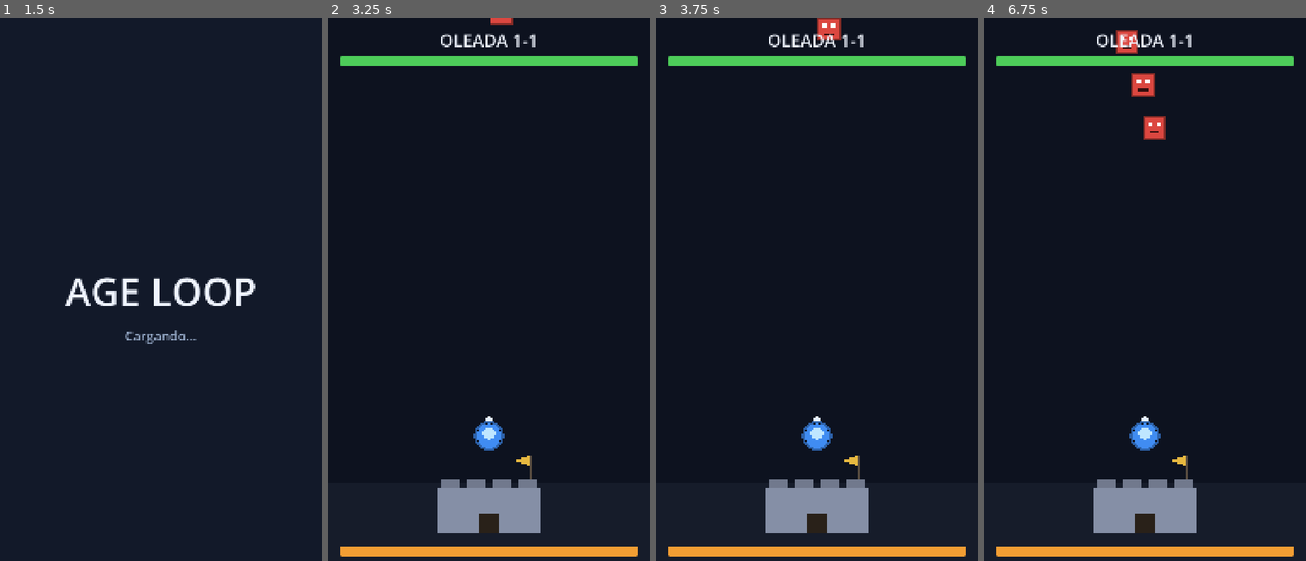
Above: before the commit, frames 1-4 (left to right).
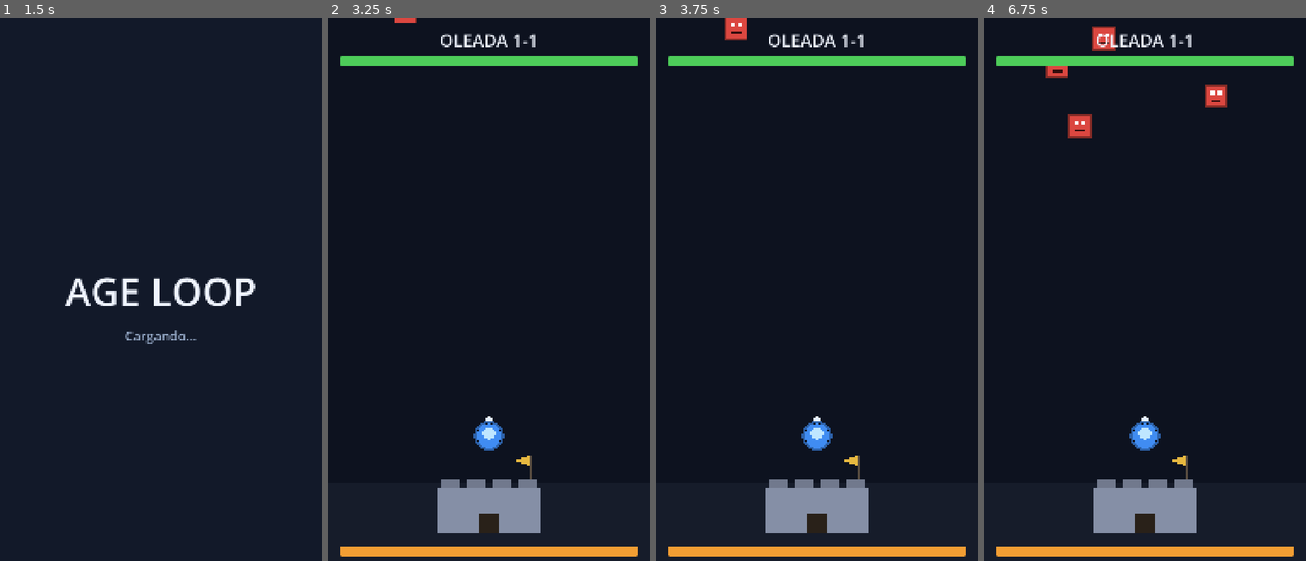
Above: after the commit, the same moments.

Repository: Kaitach/age-loop
Game: Godot game, scene res://scenes/bootstrap/bootstrap.tscn
Two runs of this game, one before a commit and one after it. Both use one fixed random seed, a clock stepped at 60 frames per second and the inputs below.
Inputs:
- Up to frame 1 (1.5 s): tap Enter at 0.5 s; tap Space at 1.25 s
- Up to frame 2 (3.25 s): click "JUGAR" at 2 s; tap Enter at 2.75 s
- Up to frame 3 (3.75 s): no input
- Up to frame 4 (6.75 s): no input

Frame 1 is identical in both runs. In frame 2, 0.2% of the frame differs, in the area x 20-58%, y 0-2%; in frame 3, 0.6%; in frame 4, 2.0%, in the area x 19-76%, y 1-23%.

Commit message:
feat: add data-driven waves, enemy templates, scaling and boss wave

Diff:
--- /dev/null
+++ b/data/balance/game_balance.json
@@ -0,0 +1,11 @@
+{
+  "enemy_hp_growth": 1.12,
+  "enemy_damage_growth": 1.09,
+  "gold_growth": 1.10,
+  "science_growth": 1.07,
+  "materials_growth": 1.08,
+  "building_cost_growth": 1.35,
+  "max_offline_hours": 8,
+  "critical_chance_base": 0.05,
+  "critical_damage_base": 1.5
+}
--- /dev/null
+++ b/data/enemies/enemies.json
@@ -0,0 +1,50 @@
+{
+  "normal": {
+    "name": "Grun",
+    "base_health": 45,
+    "damage": 7,
+    "movement_speed": 110,
+    "attack_speed": 1.0,
+    "attack_range": 95,
+    "body_size": 72,
+    "body_color": [0.86, 0.28, 0.25],
+    "is_boss": false,
+    "rewards": { "gold": 8, "science": 1, "materials": 1 }
+  },
+  "fast": {
+    "name": "Corredor",
+    "base_health": 26,
+    "damage": 5,
+    "movement_speed": 200,
+    "attack_speed": 1.4,
+    "attack_range": 85,
+    "body_size": 56,
+    "body_color": [0.95, 0.62, 0.15],
+    "is_boss": false,
+    "rewards": { "gold": 6, "science": 1, "materials": 1 }
+  },
+  "tank": {
+    "name": "Colosal",
+    "base_health": 130,
+    "damage": 13,
+    "movement_speed": 65,
+    "attack_speed": 0.7,
+    "attack_range": 105,
+    "body_size": 96,
+    "body_color": [0.58, 0.32, 0.78],
+    "is_boss": false,
+    "rewards": { "gold": 16, "science": 2, "materials": 3 }
+  },
+  "boss_mamut": {
+    "name": "Mamut",
+    "base_health": 950,
+    "damage": 24,
+    "movement_speed": 55,
+    "attack_speed": 0.6,
+    "attack_range": 160,
+    "body_size": 150,
+    "body_color": [0.62, 0.42, 0.28],
+    "is_boss": true,
+    "rewards": { "gold": 100, "science": 14, "materials": 20 }
+  }
+}
--- /dev/null
+++ b/data/waves/world_1.json
@@ -0,0 +1,15 @@
+{
+  "world": 1,
+  "waves": [
+    { "wave": 1, "groups": [ { "enemy": "normal", "count": 4 } ] },
+    { "wave": 2, "groups": [ { "enemy": "normal", "count": 6 } ] },
+    { "wave": 3, "groups": [ { "enemy": "normal", "count": 5 }, { "enemy": "fast", "count": 2 } ] },
+    { "wave": 4, "groups": [ { "enemy": "normal", "count": 6 }, { "enemy": "fast", "count": 3 } ] },
+    { "wave": 5, "groups": [ { "enemy": "tank", "count": 2 }, { "enemy": "normal", "count": 4 } ] },
+    { "wave": 6, "groups": [ { "enemy": "normal", "count": 6 }, { "enemy": "fast", "count": 4 } ] },
+    { "wave": 7, "groups": [ { "enemy": "tank", "count": 3 }, { "enemy": "normal", "count": 5 } ] },
+    { "wave": 8, "groups": [ { "enemy": "fast", "count": 6 }, { "enemy": "normal", "count": 4 } ] },
+    { "wave": 9, "groups": [ { "enemy": "tank", "count": 3 }, { "enemy": "fast", "count": 4 }, { "enemy": "normal", "count": 4 } ] },
+    { "wave": 10, "boss": "boss_mamut", "groups": [ { "enemy": "normal", "count": 4 } ] }
+  ]
+}
--- a/project.godot
+++ b/project.godot
@@ -7,7 +7,7 @@
 [application]
 
 config/name="AGE LOOP"
-config/version="0.1.0"
+config/version="0.2.0"
 run/main_scene="res://scenes/bootstrap/bootstrap.tscn"
 config/features=PackedStringArray("4.7", "Mobile")
 boot_splash/bg_color=Color(0.0705882, 0.0980392, 0.160784, 1)
--- a/scenes/menu/main_menu.tscn
+++ b/scenes/menu/main_menu.tscn
@@ -80,7 +80,7 @@
 layout_mode = 2
 theme_override_colors/font_color = Color(0.6, 0.68, 0.8, 1)
 theme_override_font_sizes/font_size = 48
-text = "Version 0.1.0"
+text = "Version 0.2.0"
 horizontal_alignment = 1
 vertical_alignment = 1
 
--- a/scripts/battle/battle.gd
+++ b/scripts/battle/battle.gd
@@ -3,18 +3,9 @@
 enum State { FIGHTING, WON, LOST }
 
 const MENU_SCENE := "res://scenes/menu/main_menu.tscn"
-const WAVE_LABEL_TEXT := "OLEADA 1-1"
-const TOTAL_ENEMIES := 8
-const SPAWN_Y := -80.0
-const SPAWN_X_MIN := 140.0
-const SPAWN_X_MAX := 940.0
-const FIRST_SPAWN_DELAY := 0.6
-
-@export var spawn_interval: float = 1.3
+const MAX_WAVE := 10
 
 var state: State = State.FIGHTING
-var _enemies_to_spawn: int = TOTAL_ENEMIES
-var _spawn_cooldown: float = FIRST_SPAWN_DELAY
 
 @onready var player: Player = $World/Player
 @onready var base_building: BaseBuilding = $World/Base
@@ -28,8 +19,13 @@
 @onready var retry_button: Button = %RetryButton
 @onready var menu_button: Button = %MenuButton
 
+var wave_manager := WaveManager.new()
+
 func _ready() -> void:
-	wave_label.text = WAVE_LABEL_TEXT
+	add_child(wave_manager)
+	wave_manager.spawn_enemy.connect(_on_spawn_enemy)
+	wave_manager.start(GameState.world, GameState.wave)
+	wave_label.text = "OLEADA %d-%d" % [GameState.world, GameState.wave]
 	player_bar.max_value = player.max_health
 	player_bar.value = player.health
 	base_bar.max_value = base_building.max_health
@@ -44,20 +40,19 @@
 func _process(delta: float) -> void:
 	if state != State.FIGHTING:
 		return
-	_spawn_tick(delta)
-	if _enemies_to_spawn == 0 and get_tree().get_nodes_in_group("enemies").is_empty():
-		_end_battle(true)
+	wave_manager.tick(delta)
+	if wave_manager.finished_spawning() and get_tree().get_nodes_in_group("enemies").is_empty():
+		_victory()
 
-func _spawn_tick(delta: float) -> void:
-	if _enemies_to_spawn <= 0:
-		return
-	_spawn_cooldown -= delta
-	if _spawn_cooldown > 0.0:
-		return
-	_spawn_cooldown = spawn_interval
-	_enemies_to_spawn -= 1
+func _on_spawn_enemy(enemy_id: String, position_p: Vector2) -> void:
 	var enemy := Enemy.new()
-	enemy.position = Vector2(randf_range(SPAWN_X_MIN, SPAWN_X_MAX), SPAWN_Y)
+	enemy.setup_from_data(
+		enemy_id,
+		WaveManager.get_enemy_data(enemy_id),
+		WaveManager.hp_scale_for(GameState.world, GameState.wave),
+		WaveManager.dmg_scale_for(GameState.world, GameState.wave)
+	)
+	enemy.position = position_p
 	enemies_container.add_child(enemy)
 
 func is_over() -> bool:
@@ -65,6 +60,15 @@
 
 func did_win() -> bool:
 	return state == State.WON
+
+func _victory() -> void:
+	var rewards := WaveManager.calculate_rewards(GameState.world, GameState.wave)
+	result_sub.text = "+%d oro   +%d ciencia   +%d materiales" % [rewards["gold"], rewards["science"], rewards["materials"]]
+	if GameState.wave >= MAX_WAVE:
+		GameState.wave = MAX_WAVE
+	else:
+		GameState.wave += 1
+	_end_battle(true)
 
 func _end_battle(victory: bool) -> void:
 	if state == State.WON or state == State.LOST:
@@ -77,7 +81,8 @@
 	player.set_process(false)
 	base_building.set_process(false)
 	result_title.text = "VICTORIA" if victory else "DERROTA"
-	result_sub.text = "La oleada fue repelida." if victory else "La base ha caido."
+	if not victory:
+		result_sub.text = "La base ha caido."
 	result_panel.visible = true
 
 func _on_retry_pressed() -> void:
--- /dev/null
+++ b/scripts/battle/wave_manager.gd
@@ -0,0 +1,96 @@
+class_name WaveManager
+extends Node
+
+signal spawn_enemy(enemy_id: String, position: Vector2)
+
+const ENEMY_SPAWN_Y := -80.0
+const SPAWN_X_MIN := 140.0
+const SPAWN_X_MAX := 940.0
+const FIRST_SPAWN_DELAY := 0.6
+const IN_GROUP_DELAY := 0.9
+const BETWEEN_GROUPS_DELAY := 1.2
+const BOSS_EXTRA_DELAY := 2.0
+
+var current_world: int = 1
+var current_wave: int = 1
+
+var _queue: Array = []
+var _elapsed: float = 0.0
+var _running: bool = false
+
+static func global_wave_number(world: int, wave: int) -> int:
+	return (world - 1) * 10 + wave
+
+static func hp_scale_for(world: int, wave: int) -> float:
+	var growth := float(DataLoader.get_balance().get("enemy_hp_growth", 1.12))
+	return pow(growth, global_wave_number(world, wave) - 1)
+
+static func dmg_scale_for(world: int, wave: int) -> float:
+	var growth := float(DataLoader.get_balance().get("enemy_damage_growth", 1.09))
+	return pow(growth, global_wave_number(world, wave) - 1)
+
+static func reward_scale_for(world: int, wave: int, key: String, fallback: float) -> float:
+	var balance := DataLoader.get_balance()
+	var growth := float(balance.get(key, fallback))
+	return pow(growth, global_wave_number(world, wave) - 1)
+
+static func get_enemy_data(enemy_id: String) -> Dictionary:
+	return DataLoader.get_enemies_data().get(enemy_id, {})
+
+static func build_spawn_queue(world: int, wave: int) -> Array:
+	var queue: Array = []
+	var t := FIRST_SPAWN_DELAY
+	var first_group := true
+	for group in DataLoader.get_wave_def(world, wave).get("groups", []):
+		if not first_group:
+			t += BETWEEN_GROUPS_DELAY
+		first_group = false
+		for i in range(int(group.get("count", 0))):
+			if i > 0:
+				t += IN_GROUP_DELAY
+			queue.append({ "id": String(group.get("enemy", "")), "time": t })
+	var boss_id := String(DataLoader.get_wave_def(world, wave).get("boss", ""))
+	if boss_id != "":
+		t += BOSS_EXTRA_DELAY
+		queue.append({ "id": boss_id, "time": t })
+	return queue
+
+static func calculate_rewards(world: int, wave: int) -> Dictionary:
+	var totals := { "gold": 0, "science": 0, "materials": 0 }
+	var gold_mult := reward_scale_for(world, wave, "gold_growth", 1.10)
+	var sci_mult := reward_scale_for(world, wave, "science_growth", 1.07)
+	var mat_mult := reward_scale_for(world, wave, "materials_growth", 1.08)
+	var mults := { "gold": gold_mult, "science": sci_mult, "materials": mat_mult }
+	var wave_def := DataLoader.get_wave_def(world, wave)
+	for group in wave_def.get("groups", []):
+		var data := get_enemy_data(String(group.get("enemy", "")))
+		var rewards: Dictionary = data.get("rewards", {})
+		for key in totals.keys():
+			totals[key] += int(round(float(rewards.get(key, 0)) * float(group.get("count", 0)) * mults[key]))
+	var boss_id := String(wave_def.get("boss", ""))
+	if boss_id != "":
+		var boss_rewards: Dictionary = get_enemy_data(boss_id).get("rewards", {})
+		for key in totals.keys():
+			totals[key] += int(round(float(boss_rewards.get(key, 0)) * mults[key]))
+	return totals
+
+func start(world: int, wave: int) -> void:
+	current_world = world
+	current_wave = wave
+	_queue = build_spawn_queue(world, wave)
+	_elapsed = 0.0
+	_running = true
+
+func tick(delta: float) -> void:
+	if not _running or _queue.is_empty():
+		return
+	_elapsed += delta
+	while not _queue.is_empty() and _elapsed >= float(_queue[0]["time"]):
+		var entry: Dictionary = _queue.pop_front()
+		spawn_enemy.emit(String(entry["id"]), _random_spawn_position())
+
+func finished_spawning() -> bool:
+	return _running and _queue.is_empty()
+
+func _random_spawn_position() -> Vector2:
+	return Vector2(randf_range(SPAWN_X_MIN, SPAWN_X_MAX), ENEMY_SPAWN_Y)
--- /dev/null
+++ b/scripts/common/data_loader.gd
@@ -0,0 +1,41 @@
+class_name DataLoader
+extends RefCounted
+
+static var _cache: Dictionary = {}
+
+static func load_json(rel_path: String) -> Dictionary:
+	if _cache.has(rel_path):
+		return _cache[rel_path]
+	var path := "res://data/" + rel_path
+	if not FileAccess.file_exists(path):
+		push_error("[DATA] Archivo inexistente: " + path)
+		return {}
+	var file := FileAccess.open(path, FileAccess.READ)
+	if file == null:
+		push_error("[DATA] No se pudo abrir: " + path)
+		return {}
+	var parsed = JSON.parse_string(file.get_as_text())
+	if parsed == null or not (parsed is Dictionary):
+		push_error("[DATA] JSON invalido: " + path)
+		return {}
+	_cache[rel_path] = parsed
+	return parsed
+
+static func get_enemies_data() -> Dictionary:
+	return load_json("enemies/enemies.json")
+
+static func get_wave_def(world: int, wave: int) -> Dictionary:
+	var world_data := load_json("waves/world_%d.json" % world)
+	for wave_def in world_data.get("waves", []):
+		if int(wave_def.get("wave", -1)) == wave:
+			return wave_def
+	push_error("[DATA] Oleada inexistente: %d-%d" % [world, wave])
+	return {}
+
+static func get_balance() -> Dictionary:
+	return load_json("balance/game_balance.json")
+
+static func color_from_array(arr: Array, fallback: Color) -> Color:
+	if arr.size() >= 3:
+		return Color(float(arr[0]), float(arr[1]), float(arr[2]))
+	return fallback
--- a/scripts/enemies/enemy.gd
+++ b/scripts/enemies/enemy.gd
@@ -2,17 +2,39 @@
 extends Combatant
 
 const ENGAGE_RANGE := 400.0
-const BODY_SIZE := 72.0
+const BOSS_BAR_WIDTH := 260.0
 
 @export var damage: int = 7
 @export var movement_speed: float = 110.0
 @export var attack_speed: float = 1.0
 @export var attack_range: float = 95.0
+@export var body_size: float = 72.0
 @export var body_color: Color = Color(0.86, 0.28, 0.25)
+@export var is_boss: bool = false
+
+var enemy_id := ""
+var reward_gold := 0
+var reward_science := 0
+var reward_materials := 0
 
 var _target: Combatant
 var _attack_cooldown: float = 0.0
 var _dying: bool = false
+
+func setup_from_data(enemy_id_p: String, data: Dictionary, hp_scale: float, dmg_scale: float) -> void:
+	enemy_id = enemy_id_p
+	max_health = maxi(1, int(round(float(data.get("base_health", 40)) * hp_scale)))
+	damage = maxi(1, int(ceil(float(data.get("damage", 6)) * dmg_scale)))
+	movement_speed = float(data.get("movement_speed", 110))
+	attack_speed = float(data.get("attack_speed", 1.0))
+	attack_range = float(data.get("attack_range", 95))
+	body_size = float(data.get("body_size", 72))
+	body_color = DataLoader.color_from_array(data.get("body_color", []), body_color)
+	is_boss = bool(data.get("is_boss", false))
+	var rewards: Dictionary = data.get("rewards", {})
+	reward_gold = int(rewards.get("gold", 0))
+	reward_science = int(rewards.get("science", 0))
+	reward_materials = int(rewards.get("materials", 0))
 
 func _ready() -> void:
 	super()
@@ -48,10 +70,17 @@
 	super()
 
 func _draw() -> void:
-	var body := Rect2(-BODY_SIZE * 0.5, -BODY_SIZE * 0.5, BODY_SIZE, BODY_SIZE)
+	var half := body_size * 0.5
+	var body := Rect2(-half, -half, body_size, body_size)
 	draw_rect(body, body_color)
 	draw_rect(body, body_color.darkened(0.4), false, 5.0)
-	draw_rect(Rect2(-22, -18, 14, 14), Color(1, 1, 1))
-	draw_rect(Rect2(8, -18, 14, 14), Color(1, 1, 1))
-	draw_rect(Rect2(-16, 12, 32, 8), Color(0.2, 0.05, 0.05))
-	_draw_hp_bar(BODY_SIZE + 24, -BODY_SIZE * 0.5 - 26.0)
+	var eye := body_size * 0.18
+	draw_rect(Rect2(-eye * 1.4, -body_size * 0.25, eye, eye), Color(1, 1, 1))
+	draw_rect(Rect2(eye * 0.4, -body_size * 0.25, eye, eye), Color(1, 1, 1))
+	draw_rect(Rect2(-body_size * 0.22, body_size * 0.16, body_size * 0.44, body_size * 0.1), Color(0.2, 0.05, 0.05))
+	if is_boss:
+		for i in range(3):
+			var x := -half * 0.55 + i * half * 0.55
+			draw_colored_polygon(PackedVector2Array([Vector2(x - half * 0.14, -half), Vector2(x, -half - body_size * 0.22), Vector2(x + half * 0.14, -half)]), Color(0.95, 0.8, 0.3))
+	var bar_width := maxf(body_size + 24.0, BOSS_BAR_WIDTH if is_boss else 0.0)
+	_draw_hp_bar(bar_width, -half - 30.0)
--- a/tests/smoke_test.gd
+++ b/tests/smoke_test.gd
@@ -11,7 +11,6 @@
 	var packed: PackedScene = load(BATTLE_SCENE)
 	_battle = packed.instantiate()
 	root.add_child(_battle)
-	_battle.spawn_interval = 0.05
 
 func _process(_delta: float) -> bool:
 	_frames += 1
--- /dev/null
+++ b/tests/wave_test.gd
@@ -0,0 +1,57 @@
+extends SceneTree
+
+const BATTLE_SCENE := "res://scenes/battle/battle.tscn"
+
+func _initialize() -> void:
+	print("[TEST] Test de datos de oleadas iniciando...")
+
+func _process(_delta: float) -> bool:
+	_run_checks()
+	quit(0)
+	return true
+
+func _run_checks() -> void:
+	var q1 := WaveManager.build_spawn_queue(1, 1)
+	_check(q1.size() == 4, "oleada 1-1 genera 4 enemigos (obtuve %d)" % q1.size())
+
+	var q5 := WaveManager.build_spawn_queue(1, 5)
+	_check(q5.size() == 6, "oleada 1-5 genera 6 enemigos (obtuve %d)" % q5.size())
+
+	var q9 := WaveManager.build_spawn_queue(1, 9)
+	var ids := {}
+	for entry in q9:
+		ids[entry["id"]] = true
+	_check(ids.has("tank") and ids.has("fast") and ids.has("normal"), "oleada 1-9 mezcla 3 tipos de enemigo")
+
+	var q10 := WaveManager.build_spawn_queue(1, 10)
+	var has_boss := false
+	for entry in q10:
+		if entry["id"] == "boss_mamut":
+			has_boss = true
+	_check(has_boss, "oleada 1-10 incluye al boss")
+
+	var ordered := true
+	for i in range(1, q10.size()):
+		if float(q10[i]["time"]) < float(q10[i - 1]["time"]):
+			ordered = false
+	_check(ordered, "la cola de spawn esta ordenada por tiempo")
+
+	var r1 := WaveManager.calculate_rewards(1, 1)
+	_check(int(r1["gold"]) > 0 and int(r1["science"]) > 0 and int(r1["materials"]) > 0, "recompensas positivas en 1-1")
+
+	var r10 := WaveManager.calculate_rewards(1, 10)
+	_check(int(r10["gold"]) > int(r1["gold"]), "el boss paga mas oro que la oleada 1")
+
+	var hp1 := WaveManager.hp_scale_for(1, 1)
+	var hp4 := WaveManager.hp_scale_for(1, 4)
+	_check(hp1 == 1.0 and hp4 > hp1, "escalado de HP crece con la oleada global")
+
+	var boss_data := WaveManager.get_enemy_data("boss_mamut")
+	_check(not boss_data.is_empty() and bool(boss_data.get("is_boss", false)), "template del boss existe y esta marcado como boss")
+
+	print("[TEST] PASS: todas las verificaciones de oleadas ok")
+
+func _check(cond: bool, msg: String) -> void:
+	if not cond:
+		printerr("[TEST] FAIL: " + msg)
+		quit(1)
Not shown, added: scripts/battle/wave_manager.gd.uid
Not shown, added: scripts/common/data_loader.gd.uid
Not shown, added: tests/wave_test.gd.uid
